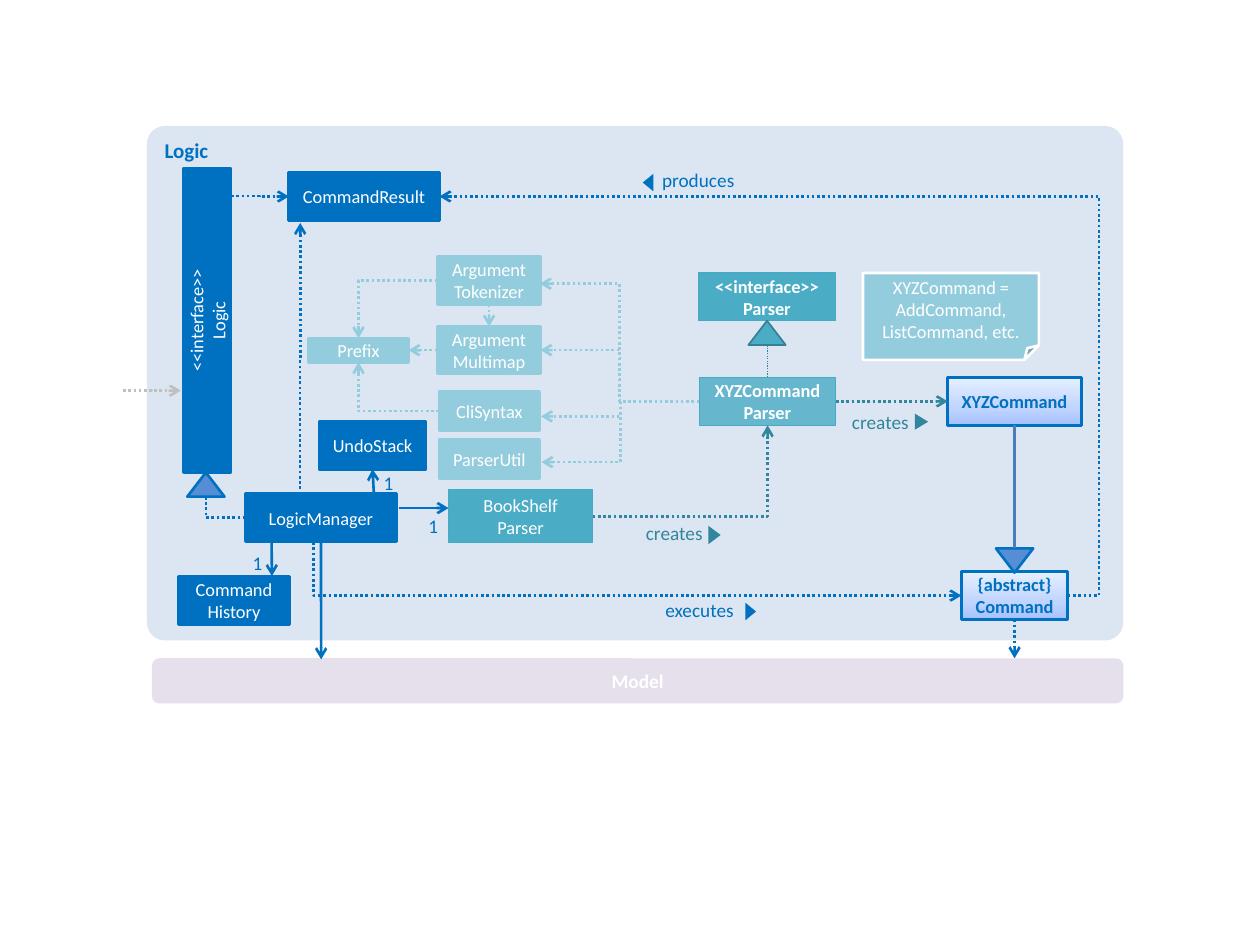
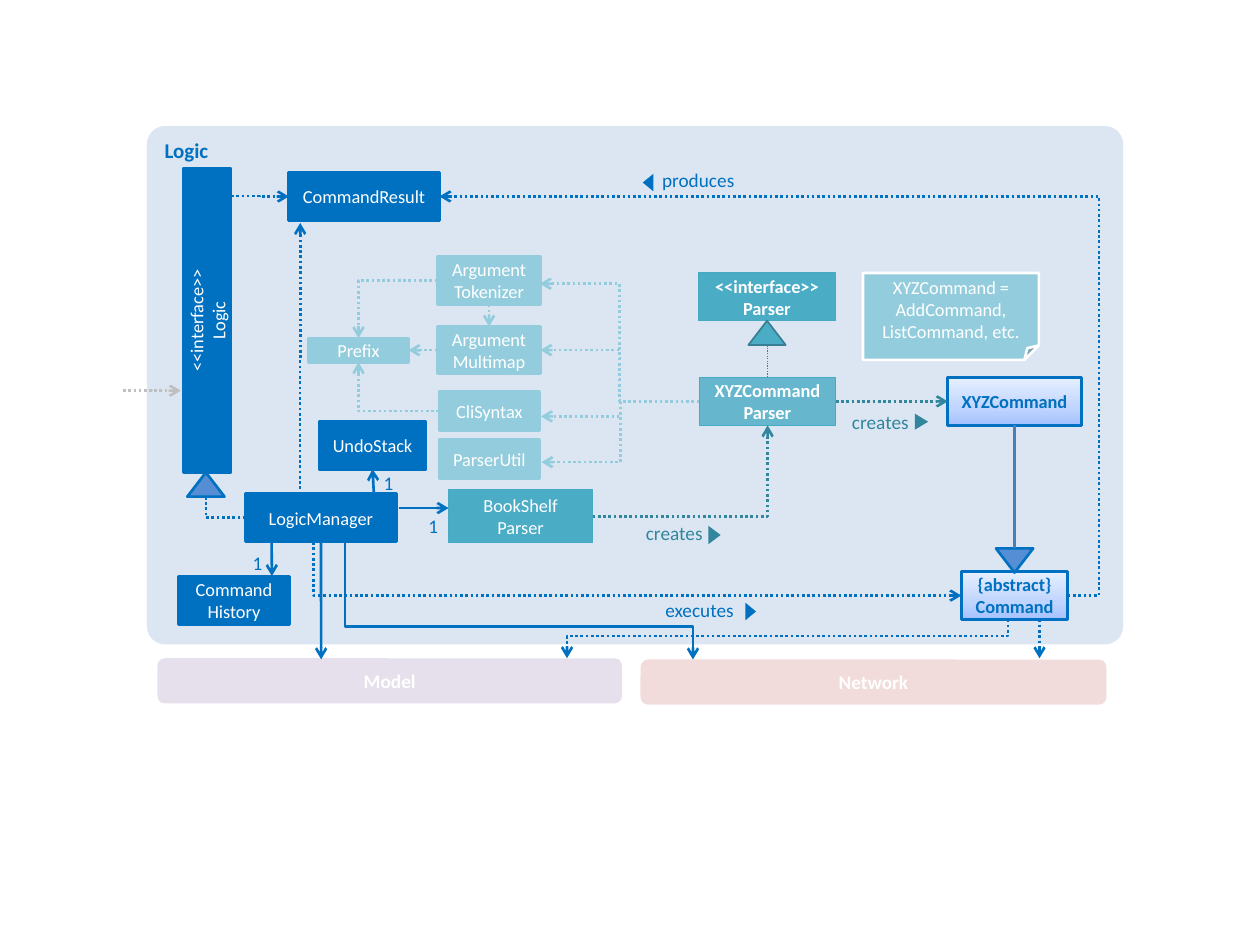
Before and after one commit to nus-cs2103-AY1718S2/addressbook-level4, a slide deck: slide 1 of docs/diagrams/LogicComponentClassDiagram.pptx. Drawn at 1260x945 pixels with LibreOffice and Linux fonts; fonts in the diff are those of the drawing. Boxes give left, top, right and bottom in pixels: in the first picture for what was removed or moved away, otherwise in the second. Text is boxed around its words. In the diff, an @@ line names an element or a change of style, - is before the commit and + after.

```diff
--- a/docs/diagrams/LogicComponentClassDiagram.pptx
+++ b/docs/diagrams/LogicComponentClassDiagram.pptx
@@ rounded rectangle "Logic": place and size @@
-rounded rectangle "Logic" at [147, 126, 1124, 640]
+rounded rectangle "Logic" at [147, 126, 1124, 644]
@@ elbow arrow added from (345, 542) to (693, 659), #0070C0 1.5 pt @@
@@ elbow arrow added from (1008, 620) to (567, 658), #0070C0 1.5 pt dashed @@
@@ arrow moved from (1014, 620) - (1014, 658) to (1040, 620) - (1040, 658) @@
@@ rounded rectangle: place and size @@
-rounded rectangle at [152, 658, 1124, 703]
+rounded rectangle at [158, 658, 622, 703]
@@ rounded rectangle added at [640, 659, 1106, 704], fill #F2DCDB @@
```
Also in this commit, not shown: 51 other files.
